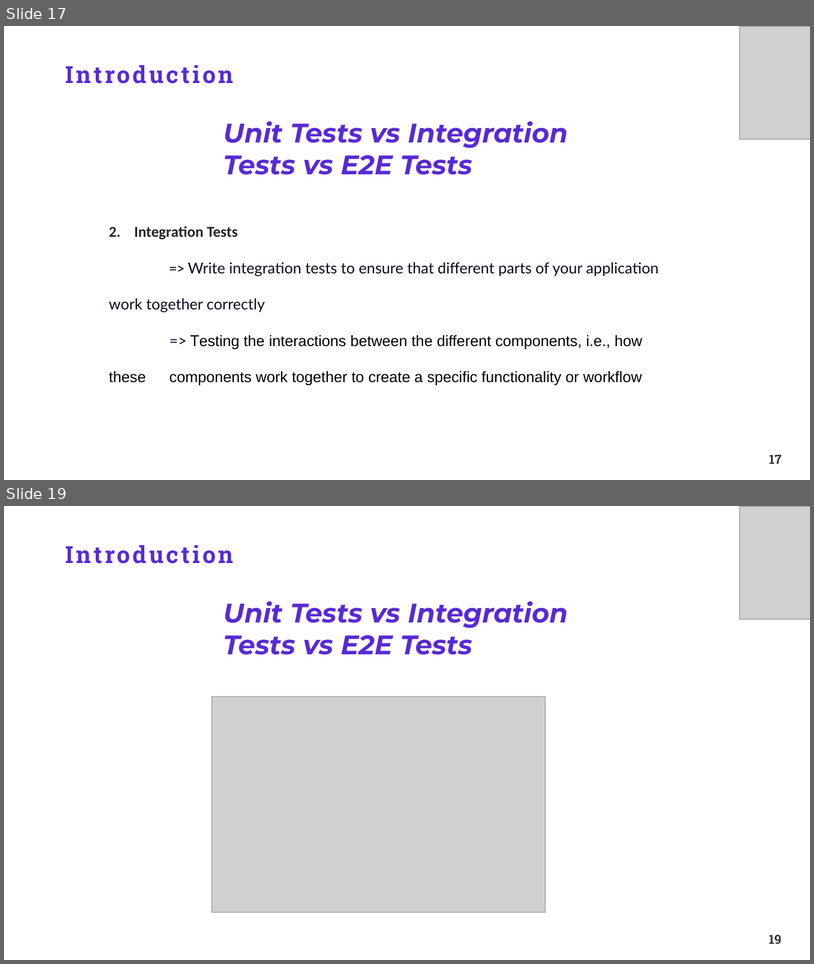
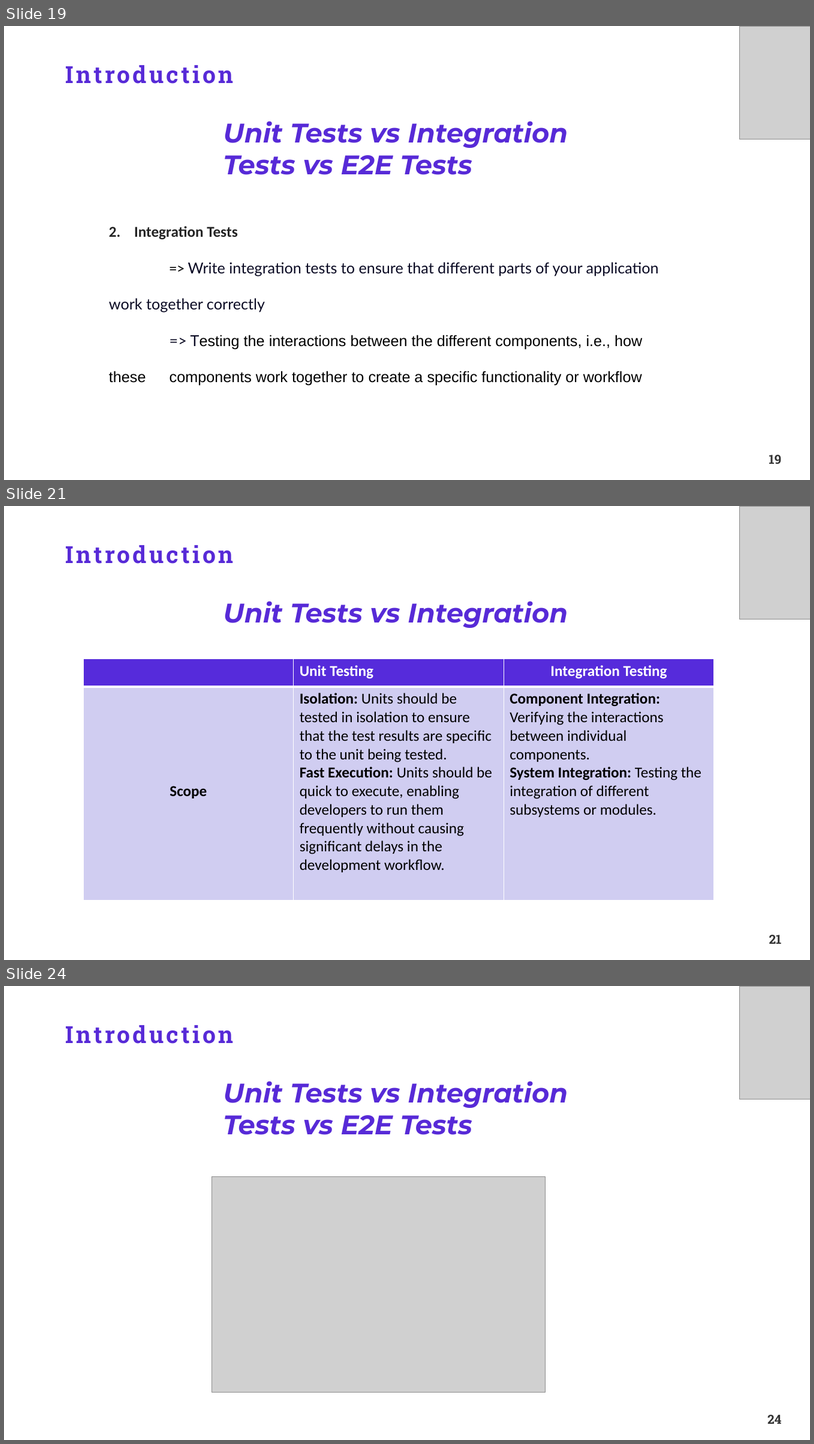
Before and after one commit to TakiRahal/test-react-19, a slide deck: Testing ReactJS.pptx. Shown one above the other, each under a label of ours: slides 17 and 19 before the commit, slides 19, 21 and 24 after it; the slides between them are not shown. The pictures are 814x964 and 814x1444 pixels, drawn with LibreOffice and Linux fonts; fonts in the diff are those of the drawing; grey boxes stand for pictures; background and template pictures are left out. Boxes give left, top, right and bottom in pixels: in the first picture for what was removed or moved away, otherwise in the second. Text is boxed around its words. In the diff, an @@ line names an element or a change of style, - is before the commit and + after.

```diff
--- a/Testing ReactJS.pptx
+++ b/Testing ReactJS.pptx
@@ slide 21 added at (4,506,810,960), background #FFFFFF; not listed: 1 template element that a slide beside it also shows @@
@@ picture added at (740,506,810,619) @@
@@ title added at (60,544,486,568), 28 pt, text #572AD7, bold @@
+Introduction
@@ text added at (223,601,568,628), 32 pt, text #572AD7, bold, italic @@
+Unit Tests vs Integration
@@ table added at (83,658,715,900), 2 rows, 3 columns @@
+ | Unit Testing | Integration Testing
+Scope | Isolation: Units should be tested in isolation to ensure that the test results are specific to the unit being tested. / Fast Execution: Units should be quick to execute, enabling developers to run them frequently without causing significant delays in the development workflow. | Component Integration: Verifying the interactions between individual components. / System Integration: Testing the integration of different subsystems or modules.
@@ what was slide 17 is now slide 19 @@
@@ page number at (769,454,782,463): text changed @@
-17
+19
@@ what was slide 19 is now slide 24 @@
@@ page number at (768,1414,782,1423): text changed @@
-19
+24
```
Also in this commit, not shown: 10 slides changed, 8 other slides added, 26 slides removed, 20 other files.
